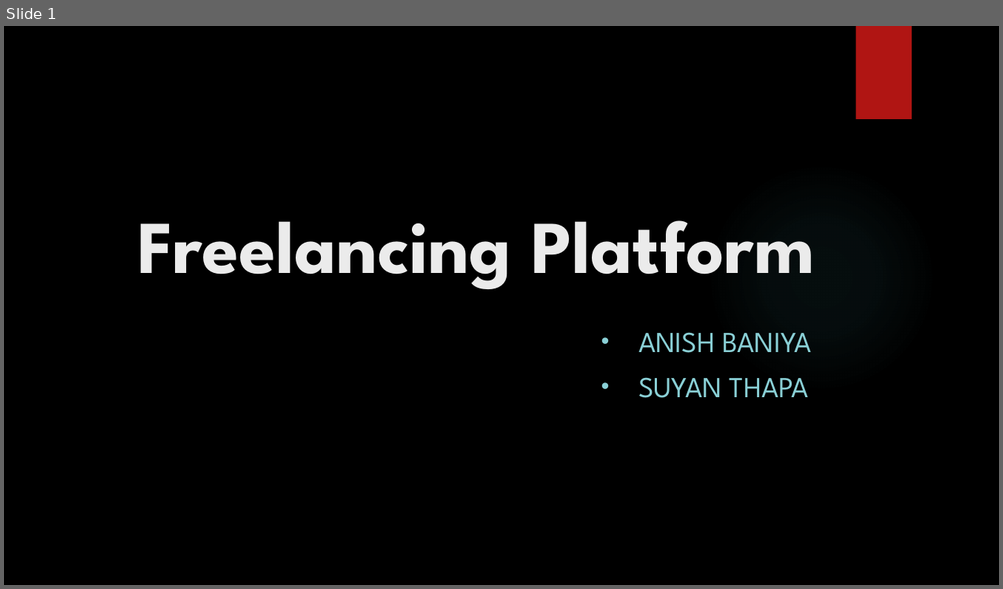
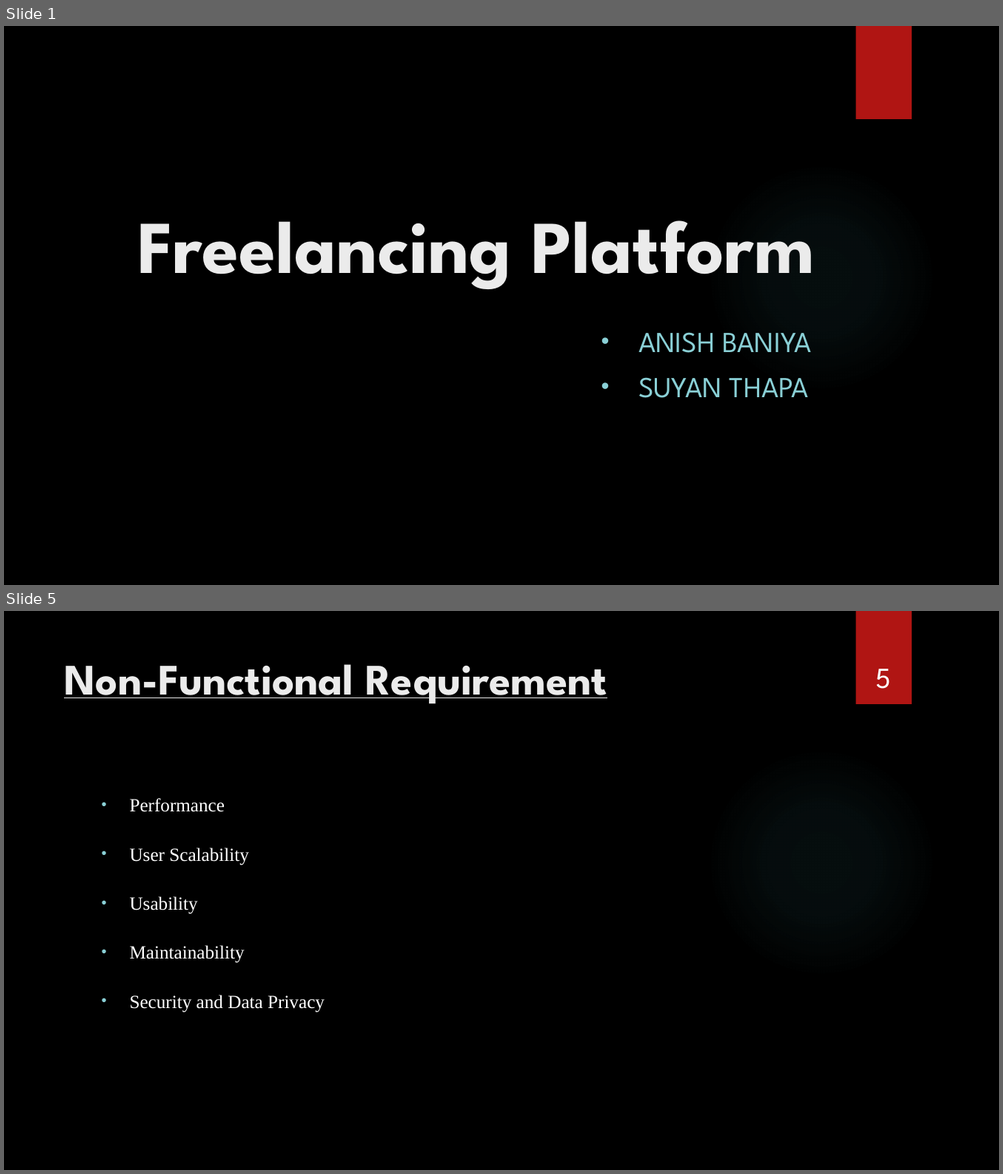
Before and after one commit to suyanthapa/Freelancing-Project, a slide deck: Documentation/Freelancing-Platform.pptx. Shown one above the other, each under a label of ours: slide 1 before the commit, slides 1 and 5 after it; the slides between them are not shown. The pictures are 1003x589 and 1003x1174 pixels, drawn with LibreOffice and Linux fonts; fonts in the diff are those of the drawing; background and template pictures are left out. Boxes give left, top, right and bottom in pixels: in the first picture for what was removed or moved away, otherwise in the second. Text is boxed around its words. In the diff, an @@ line names an element or a change of style, - is before the commit and + after.

```diff
--- a/Documentation/Freelancing-Platform.pptx
+++ b/Documentation/Freelancing-Platform.pptx
@@ slide 5 added at [4, 611, 999, 1170], background picture (left out); not listed: 2 template elements that a slide beside it also shows @@
@@ title added at [64, 664, 607, 704], 42 pt, text #EBEBEB, bold, underline @@
+Non-Functional Requirement
@@ page number added at [875, 669, 891, 689], 28 pt, text #FFFFFF @@
+5
@@ text added at [130, 798, 324, 1013], 18 pt, text #FFFFFF @@
+• Performance
+• User Scalability
+• Usability
+• Maintainability
+• Security and Data Privacy
```
Also in this commit, not shown: 10 slides changed, 1 other slide added, 3 slides removed, 1 other file.
